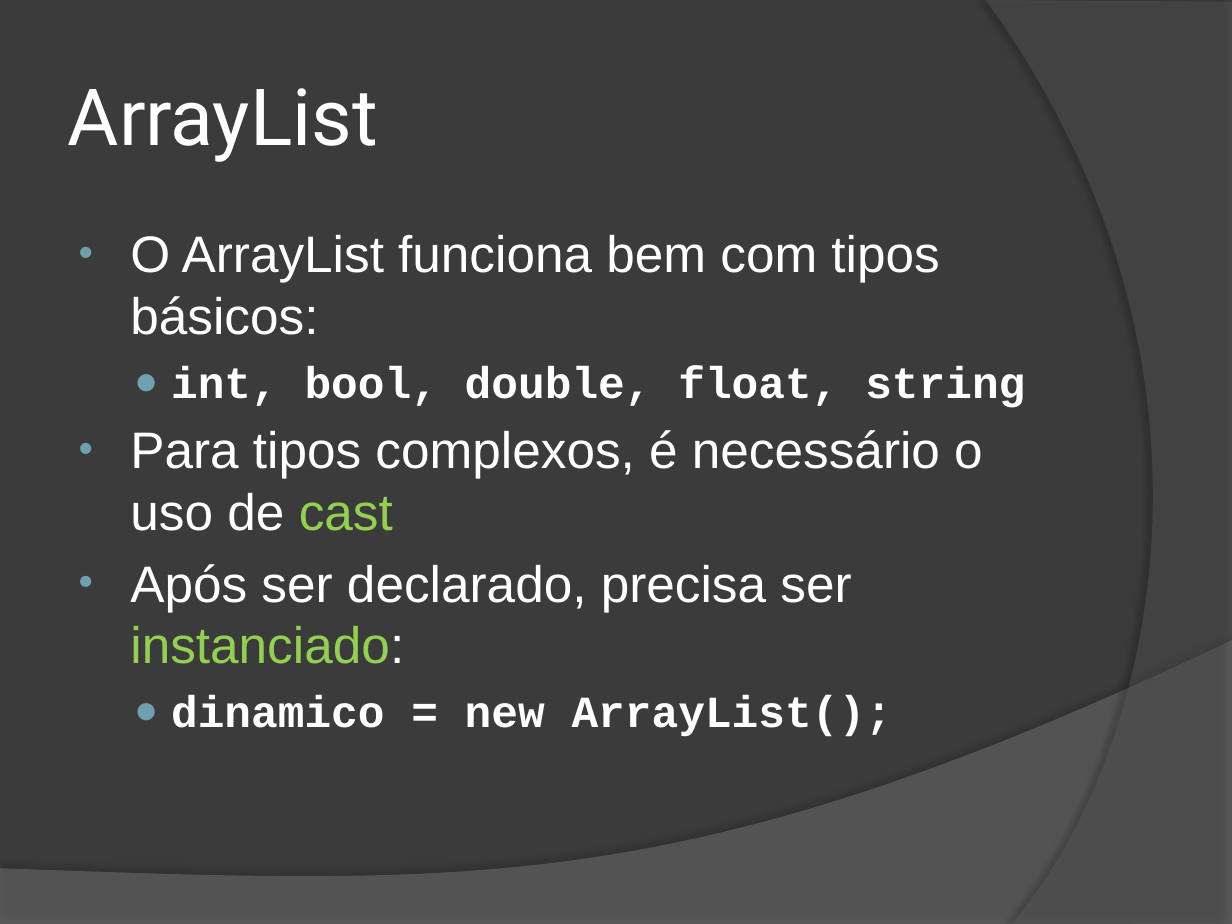
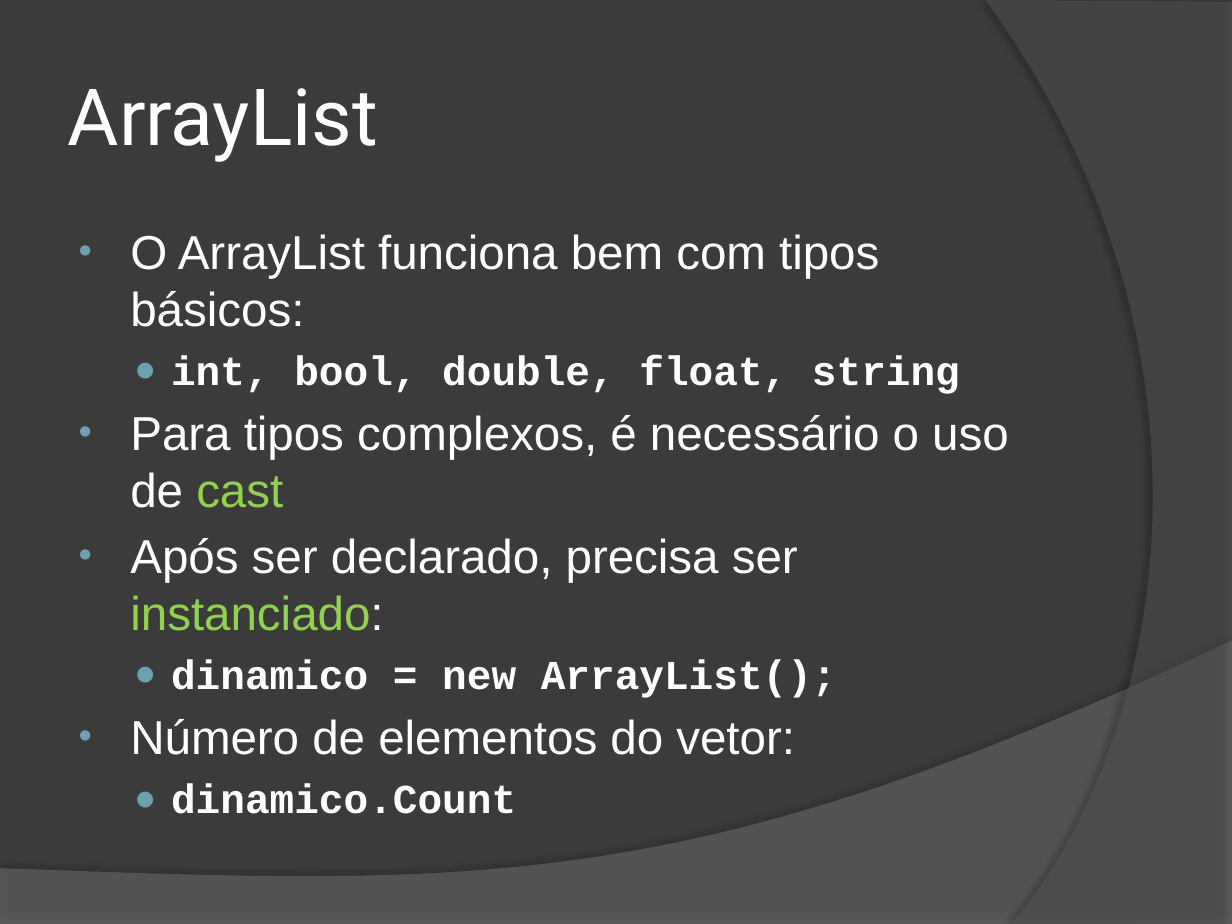
Before and after one commit to wind39/wind39.github.io, a slide deck: slide 19 of curso/modulo1capitulo5.pptx. Drawn at 1232x924 pixels with LibreOffice and Linux fonts; fonts in the diff are those of the drawing. Boxes give left, top, right and bottom in pixels: in the first picture for what was removed or moved away, otherwise in the second. Text is boxed around its words. In the diff, an @@ line names an element or a change of style, - is before the commit and + after.

Commit message:
Alterando slide do Cap 5

```diff
--- a/curso/modulo1capitulo5.pptx
+++ b/curso/modulo1capitulo5.pptx
@@ text at (130, 234, 1009, 698): size 30 to 27.8 pt in "O ArrayList funciona bem com tipos básicos:", "Para tipos complexos, é necessário o uso ...", "Após ser declarado, precisa ser instanciado:"; size 26 to 24.1 pt in "int, bool, double, float, string", "dinamico = new ArrayList();" @@
@@ text at (130, 719, 795, 814): paragraphs added @@
+• Número de elementos do vetor:
+  ● dinamico.Count
```
Also in this commit, not shown: 1 other file.
